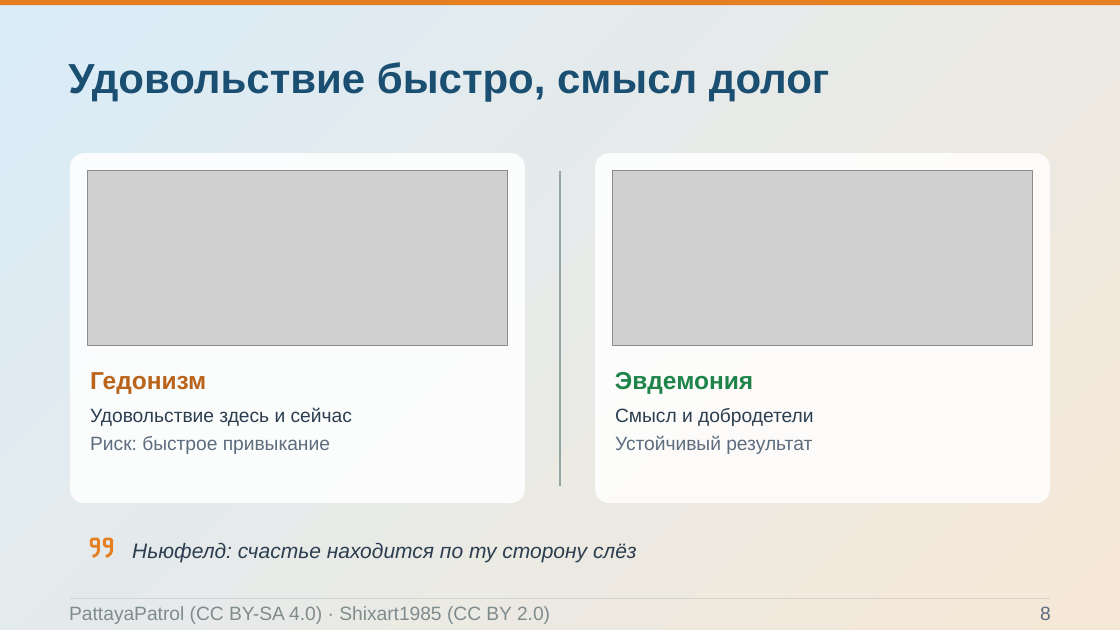
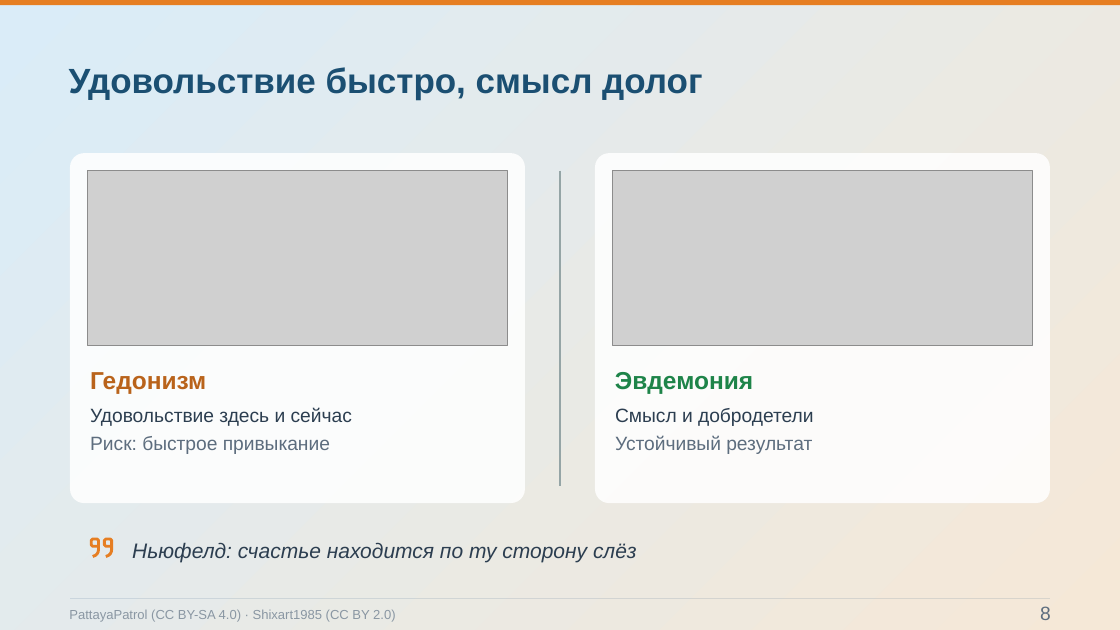
Before and after one commit to Pavel1778/Presentation-happy, a slide deck: slide 8 of Konceptsiya_schastya.pptx. Drawn at 1120x630 pixels with LibreOffice and Linux fonts; fonts in the diff are those of the drawing; grey boxes stand for pictures; background and template pictures are left out. Boxes give left, top, right and bottom in pixels: in the first picture for what was removed or moved away, otherwise in the second. Text is boxed around its words. In the diff, an @@ line names an element or a change of style, - is before the commit and + after.

```diff
--- a/Konceptsiya_schastya.pptx
+++ b/Konceptsiya_schastya.pptx
@@ text "Удовольствие быстро, смысл долог" at <box>69,67,702,100</box>: size 36 to 30 pt @@
@@ text "PattayaPatrol (CC BY-SA 4.0) · ..." at <box>69,609,395,622</box>: size 16.5 to 11.2 pt, text colour #7F8C8D to #8A97A3 @@
```
Also in this commit, not shown: 14 other slides changed, 48 other files.
